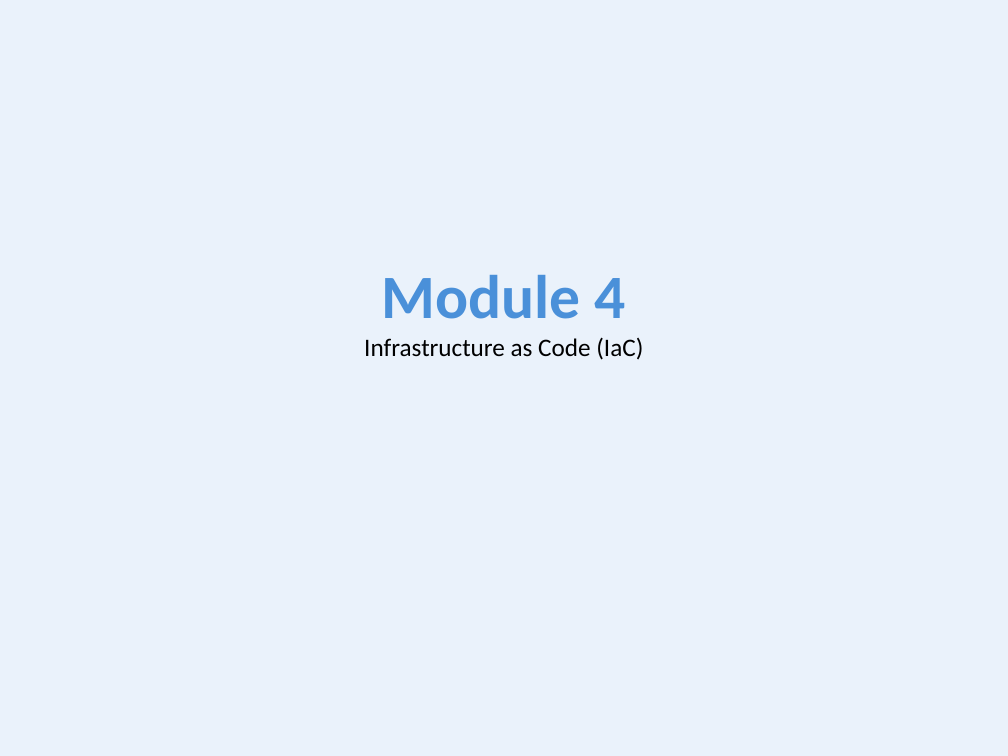
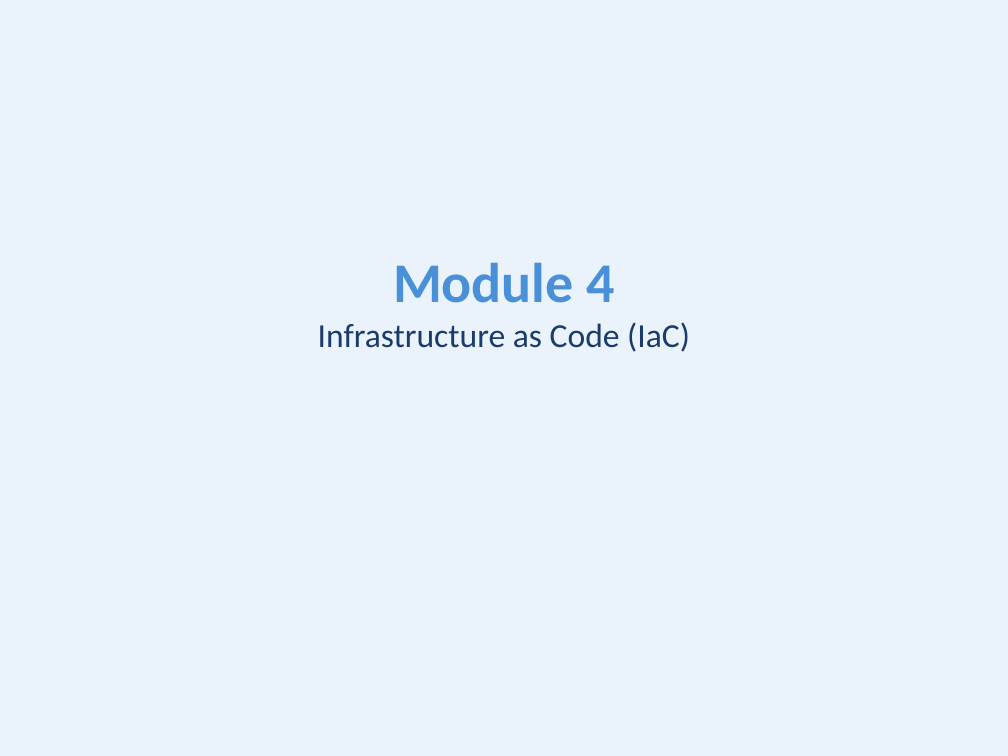
Before and after one commit to kumbulanit/devopsplaformngr, a slide deck: slide 81 of slides/DevOps-PlatformEngineering-Day1.pptx (slide 28 before the commit). Drawn at 1008x756 pixels with LibreOffice and Linux fonts; fonts in the diff are those of the drawing. Boxes give left, top, right and bottom in pixels: in the first picture for what was removed or moved away, otherwise in the second. Text is boxed around its words. In the diff, an @@ line names an element or a change of style, - is before the commit and + after.

```diff
--- a/slides/DevOps-PlatformEngineering-Day1.pptx
+++ b/slides/DevOps-PlatformEngineering-Day1.pptx
@@ text at (x1=318, y1=262, x2=690, y2=352): text changed; size 18 to 24 pt; text colour #000000 to #1A3C6C @@
-Module 4
-Infrastructure as Code (IaC)
+Module 4
+Infrastructure as Code (IaC)
```
Also in this commit, not shown: 3 other slides changed, 82 slides added, 1 slide removed, 39 other files.
